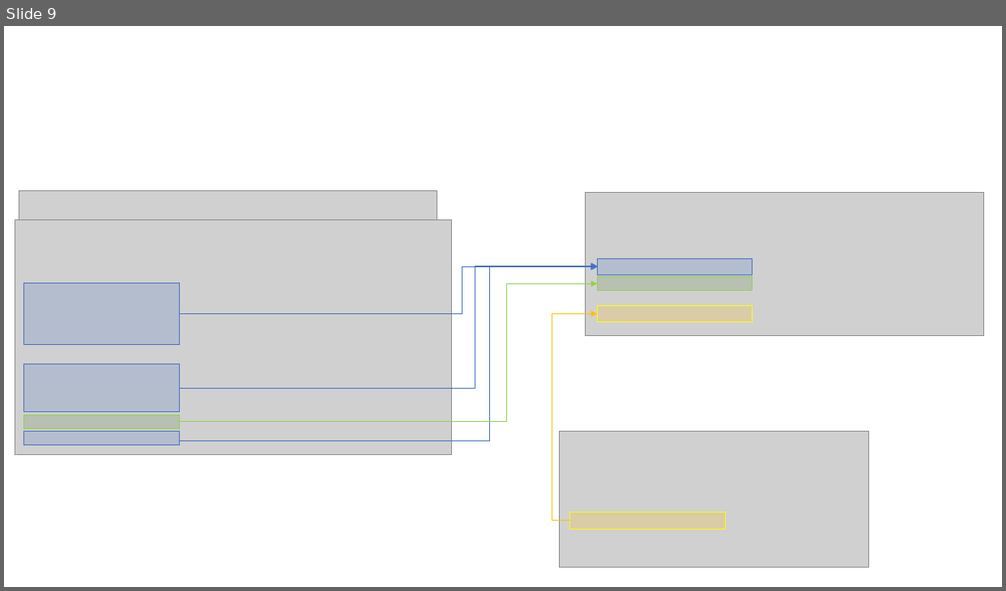
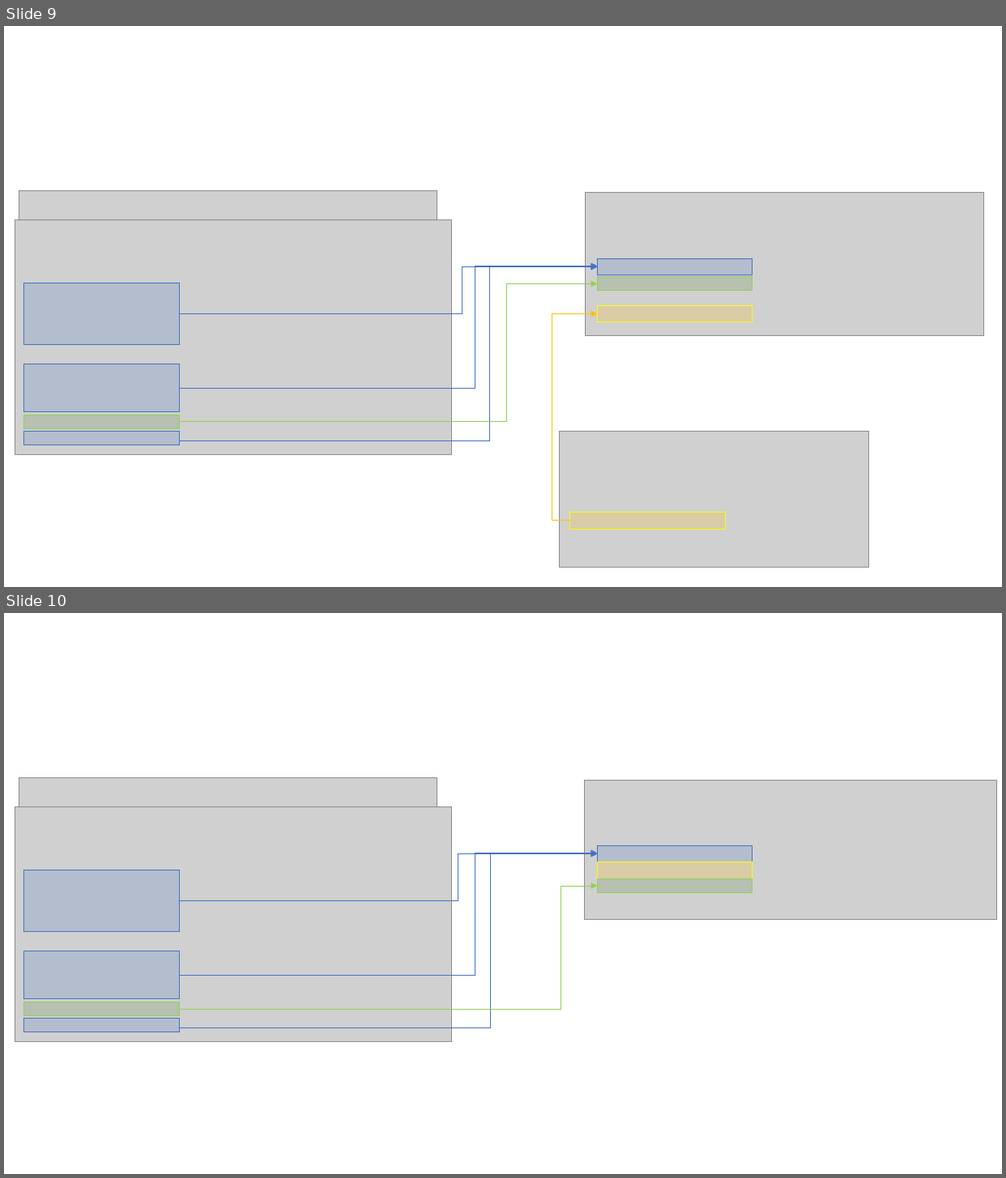
Before and after one commit to Fleid/fleid.github.io, a slide deck: _posts/201912_asa_alm101/asa_alm_schemas.pptx. Shown one above the other, each under a label of ours: slide 9 before the commit, slides 9 and 10 after it. The pictures are 1006x591 and 1006x1178 pixels, drawn with LibreOffice and Linux fonts; fonts in the diff are those of the drawing; grey boxes stand for pictures. Boxes give left, top, right and bottom in pixels: in the first picture for what was removed or moved away, otherwise in the second. Text is boxed around its words. In the diff, an @@ line names an element or a change of style, - is before the commit and + after.

```diff
--- a/_posts/201912_asa_alm101/asa_alm_schemas.pptx
+++ b/_posts/201912_asa_alm101/asa_alm_schemas.pptx
@@ slide 10 added at [4,613,1002,1174], background #FFFFFF @@
@@ picture added at [19,777,437,807] @@
@@ picture added at [585,781,997,919] @@
@@ picture added at [15,807,452,1042] @@
@@ elbow arrow added from (179, 901) to (597, 854), #4472C4 0.5 pt @@
@@ elbow arrow added from (179, 975) to (597, 854), #4472C4 0.5 pt @@
@@ elbow arrow added from (179, 1028) to (597, 854), #4472C4 0.5 pt @@
@@ rectangle added at [597,845,752,862], fill #4472C4 at 20% opacity, outline #4472C4 0.75 pt @@
@@ rectangle added at [24,871,179,932], fill #4472C4 at 20% opacity, outline #4472C4 0.75 pt @@
@@ rectangle added at [597,862,752,879], fill #FFC000 at 20% opacity, outline #FFFF00 0.75 pt @@
@@ rectangle added at [597,879,752,893], fill #548235 at 20% opacity, outline #92D050 0.75 pt @@
@@ elbow arrow added from (179, 1009) to (597, 886), #92D050 0.5 pt @@
@@ rectangle added at [24,952,179,999], fill #4472C4 at 20% opacity, outline #4472C4 0.75 pt @@
@@ rectangle added at [24,1019,179,1033], fill #4472C4 at 20% opacity, outline #4472C4 0.75 pt @@
@@ rectangle added at [24,1003,179,1016], fill #548235 at 20% opacity, outline #92D050 0.75 pt @@
```
Also in this commit, not shown: 3 other files.
